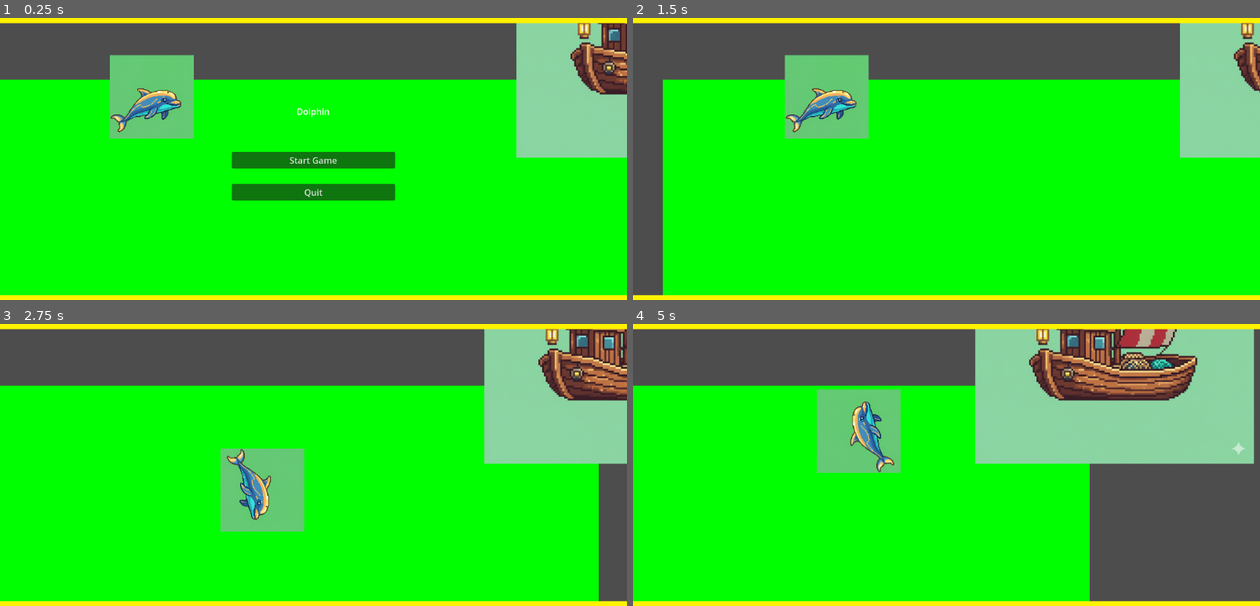
Above: before the commit, frames 1-4 (two rows, left to right).
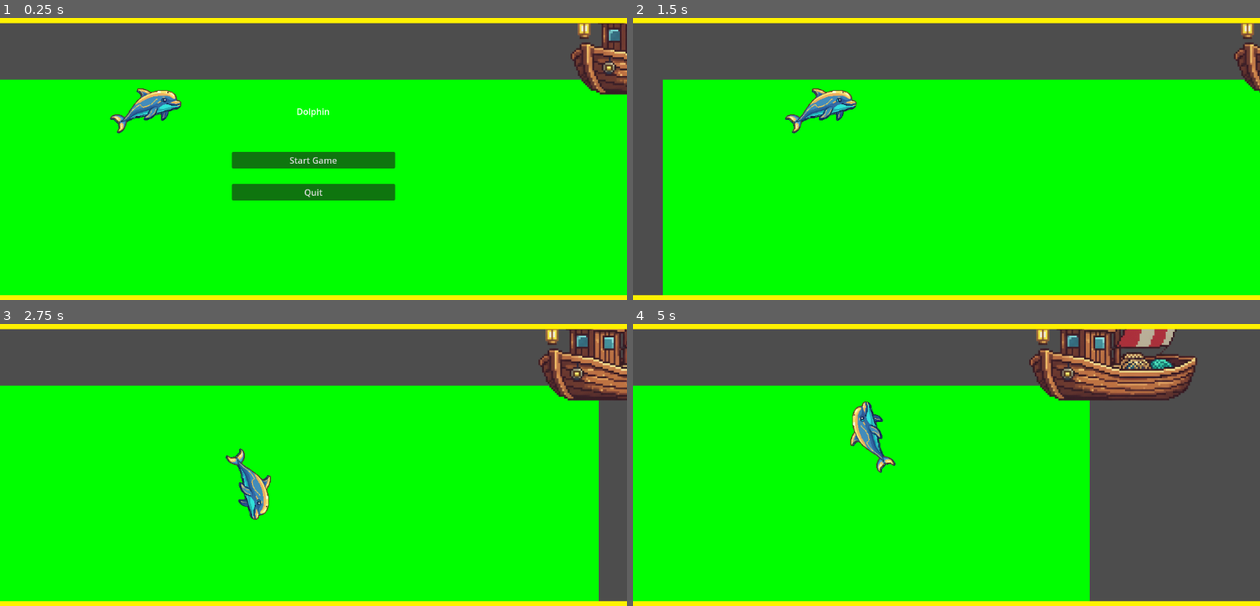
Above: after the commit, the same moments.

Repository: sandritalb/dolphin_ai
Game: Godot game, scene res://scenes/main.tscn
The game is run twice, just before and just after one commit, with the same random seed, the same clock (stepped at 60 frames per second) and the same inputs.
Inputs:
- Up to frame 1 (0.25 s): no input
- Up to frame 2 (1.5 s): click "Start Game" at 0.5 s; tap Enter (ui_accept) at 1.25 s; hold Right (ui_right) from 1.28 s (still down)
- Up to frame 3 (2.75 s): tap Enter (ui_accept) at 1.52, 2.27 s; release Right (ui_right) at 2.03 s; hold Down (ui_down) from 2.03 s (still down)
- Up to frame 4 (5 s): release Down (ui_down) at 2.78 s; hold Right (ui_right) 2.78-3.53 s; hold Up (ui_up) 3.53-4.28 s; tap Enter (ui_accept) at 3.77, 4.52 s; hold Left (ui_left) from 4.28 s (still down)

The runs differ from the first frame. In frame 1, 10% of the frame differs, in the area x 17-100%, y 1-50%; in frame 2, 8.9%; in frame 3, 11%; in frame 4, 19%, in the area x 29-100%, y 1-53%.

Commit message:
add transparent images

Diff:
--- a/scenes/Boat.tscn
+++ b/scenes/Boat.tscn
@@ -2,7 +2,7 @@
 
 [ext_resource type="Script" uid="uid://bfn8786pn1ips" path="res://scripts/boat.gd" id="1_mlulb"]
 [ext_resource type="PhysicsMaterial" uid="uid://dfsy2h6yp8u6a" path="res://materials/boat.tres" id="1_nai5d"]
-[ext_resource type="Texture2D" uid="uid://26e0amdnno7f" path="res://sprites/ship.png" id="1_xwkqa"]
+[ext_resource type="Texture2D" uid="uid://dx3xaw6onujc2" path="res://sprites/boat.png" id="3_nai5d"]
 
 [sub_resource type="CapsuleShape2D" id="CapsuleShape2D_mlulb"]
 radius = 32.0
@@ -15,7 +15,7 @@
 [node name="Sprite2D" type="Sprite2D" parent="."]
 position = Vector2(0, -141)
 scale = Vector2(0.5, 0.5)
-texture = ExtResource("1_xwkqa")
+texture = ExtResource("3_nai5d")
 
 [node name="CollisionShape2D" type="CollisionShape2D" parent="."]
 position = Vector2(1, -41)
--- a/scenes/DolphinPlayer.tscn
+++ b/scenes/DolphinPlayer.tscn
@@ -1,10 +1,9 @@
-[gd_scene load_steps=11 format=3 uid="uid://ctx3a85l4ts2r"]
+[gd_scene load_steps=10 format=3 uid="uid://ctx3a85l4ts2r"]
 
 [ext_resource type="Script" uid="uid://b3827jbbou8r" path="res://scripts/dolphin.gd" id="1_u1i24"]
 [ext_resource type="Texture2D" uid="uid://cw1woppy0s7d6" path="res://sprites/dolphin_in.png" id="2_xpcap"]
-[ext_resource type="Material" uid="uid://ds0e504hsan5u" path="res://shaders/green_screen.tres" id="3_p47hr"]
 [ext_resource type="Texture2D" uid="uid://degy36s5xlgv4" path="res://sprites/dolphin_out.png" id="4_g7ysk"]
-[ext_resource type="Script" uid="uid://ltbyqkt0a8ho" path="res://scripts/dolphin_player.gd" id="5_rqavp"]
+[ext_resource type="Script" path="res://scripts/dolphin_player.gd" id="5_rqavp"]
 
 [sub_resource type="AtlasTexture" id="AtlasTexture_qgn84"]
 atlas = ExtResource("2_xpcap")
@@ -49,7 +48,6 @@
 sprite_frames = SubResource("SpriteFrames_g1ctg")
 
 [node name="out" type="AnimatedSprite2D" parent="."]
-material = ExtResource("3_p47hr")
 position = Vector2(-3.199997, -15.199997)
 scale = Vector2(0.3, 0.3)
 sprite_frames = SubResource("SpriteFrames_dl5jv")
--- a/scripts/Dolphin.gd
+++ b/scripts/Dolphin.gd
@@ -24,7 +24,7 @@
 
 # Water interaction
 @export var water_level = -100.0           # Y position of water surface
-@export var water_detection_range = 20.0
+@export var water_detection_range = 10.0
 
 # Internal state
 var is_in_water: bool = true
@@ -127,10 +127,11 @@
 func update_medium_state() -> void:
 	var was_in_water = is_in_water
 	is_in_water = position.y > (water_level - water_detection_range)
-
+	#print("🌊 Dolphin Y: ", position.y, " Water Level: ", water_level, " In Water: ", is_in_water)
 	# Detect water transitions and notify controller
 	if was_in_water and not is_in_water:
 		# Activate speed burst when exiting water
+		print("💨 Exiting water - activating speed burst!", position.y, water_level-water_detection_range, was_in_water, is_in_water)
 		is_speed_bursting = true
 		speed_burst_timer = speed_burst_duration
 
--- a/scripts/obstacle_generator.gd
+++ b/scripts/obstacle_generator.gd
@@ -1 +1,186 @@
 extends Node
+
+# ============================================================================
+# OBSTACLE GENERATOR - Object pooling system for sharks and boats
+# Spawns obstacles ahead of the player and despawns when out of view
+# ============================================================================
+
+# ============================================================================
+# PRELOAD SCENES
+# ============================================================================
+var shark_scene = preload("res://scenes/Shark.tscn")
+var boat_scene = preload("res://scenes/Boat.tscn")
+
+# ============================================================================
+# REFERENCES
+# ============================================================================
+var shark_container: Node = null
+var boat_container: Node = null
+var player: Node = null
+
+# ============================================================================
+# POOLS
+# ============================================================================
+var shark_pool: Array = []
+var boat_pool: Array = []
+var active_sharks: Array = []
+var active_boats: Array = []
+
+# ============================================================================
+# SETTINGS
+# ============================================================================
+@export var pool_size: int = 5
+@export var spawn_distance_ahead: float = 800.0  # How far ahead to spawn
+@export var despawn_distance_behind: float = 500.0  # How far behind to despawn
+@export var spawn_width: float = 600.0  # Width range for random spawning
+@export var shark_spawn_chance: float = 0.6  # Chance to spawn shark per cycle
+@export var boat_spawn_chance: float = 0.4  # Chance to spawn boat per cycle
+@export var spawn_cycle_time: float = 2.0  # Seconds between spawn attempts
+
+# ============================================================================
+# INTERNAL STATE
+# ============================================================================
+var spawn_timer: float = 0.0
+
+
+# ============================================================================
+# LIFECYCLE
+# ============================================================================
+
+func _ready() -> void:
+	# Get references
+	player = get_tree().root.get_node("Main/Dolphin")
+	shark_container = get_parent().get_node("SharkContainer")
+	boat_container = get_parent().get_node("BoatContainer")
+
+	# Verify containers exist
+	if not shark_container:
+		print("⚠️ SharkContainer not found! Creating one...")
+		shark_container = Node.new()
+		shark_container.name = "SharkContainer"
+		get_parent().add_child(shark_container)
+
+	if not boat_container:
+		print("⚠️ BoatContainer not found! Creating one...")
+		boat_container = Node.new()
+		boat_container.name = "BoatContainer"
+		get_parent().add_child(boat_container)
+
+	if not player:
+		print("❌ ERROR: Dolphin player not found!")
+		return
+
+	# Initialize pools
+	_initialize_pools()
+	print("✅ Obstacle Generator initialized with pools of %d" % pool_size)
+
+
+func _physics_process(delta: float) -> void:
+	if not player:
+		return
+
+	# Update spawn timer
+	spawn_timer -= delta
+	if spawn_timer <= 0.0:
+		spawn_timer = spawn_cycle_time
+		_try_spawn_obstacles()
+
+	# Check and despawn out-of-view obstacles
+	_despawn_out_of_view_obstacles()
+
+
+# ============================================================================
+# POOL INITIALIZATION
+# ============================================================================
+
+func _initialize_pools() -> void:
+	# Create shark pool
+	for i in range(pool_size):
+		var shark = shark_scene.instantiate()
+		shark_container.add_child(shark)
+		shark.hide()
+		shark.set_meta("pooled", true)
+		shark_pool.append(shark)
+
+	# Create boat pool
+	for i in range(pool_size):
+		var boat = boat_scene.instantiate()
+		boat_container.add_child(boat)
+		boat.hide()
+		boat.set_meta("pooled", true)
+		boat_pool.append(boat)
+
+
+# ============================================================================
+# SPAWNING LOGIC
+# ============================================================================
+
+func _try_spawn_obstacles() -> void:
+	# Try to spawn a shark
+	if randf() < shark_spawn_chance:
+		_spawn_shark()
+
+	# Try to spawn a boat
+	if randf() < boat_spawn_chance:
+		_spawn_boat()
+
+
+func _spawn_shark() -> void:
+	var shark = _get_pooled_shark()
+	if shark:
+		_position_obstacle_ahead(shark)
+		shark.show()
+		shark.set_meta("pooled", false)
+		active_sharks.append(shark)
+
+
+func _spawn_boat() -> void:
+	var boat = _get_pooled_boat()
+	if boat:
+		_position_obstacle_ahead(boat)
+		boat.show()
+		boat.set_meta("pooled", false)
+		active_boats.append(boat)
+
+
+func _position_obstacle_ahead(obstacle: Node2D) -> void:
+	# Position ahead of player
+	var spawn_x = player.position.x + spawn_distance_ahead
+	var spawn_y = player.position.y + randf_range(-spawn_width / 2.0, spawn_width / 2.0)
+	obstacle.position = Vector2(spawn_x, spawn_y)
+
+
+# ============================================================================
+# POOL MANAGEMENT
+# ============================================================================
+
+func _get_pooled_shark() -> Area2D:
+	if shark_pool.size() > 0:
+		return shark_pool.pop_front()
+	return null
+
+
+func _get_pooled_boat() -> StaticBody2D:
+	if boat_pool.size() > 0:
+		return boat_pool.pop_front()
+	return null
+
+
+func _despawn_out_of_view_obstacles() -> void:
+	# Despawn sharks
+	for i in range(active_sharks.size() - 1, -1, -1):
+		var shark = active_sharks[i]
+		if shark.position.x < player.position.x - despawn_distance_behind:
+			shark.hide()
+			shark.set_meta("pooled", true)
+			active_sharks.remove_at(i)
+			shark_pool.append(shark)
+
+	# Despawn boats
+	for i in range(active_boats.size() - 1, -1, -1):
+		var boat = active_boats[i]
+		if boat.position.x < player.position.x - despawn_distance_behind:
+			boat.hide()
+			boat.set_meta("pooled", true)
+			active_boats.remove_at(i)
+			boat_pool.append(boat)
Binary file added: sprites/boat.png
Not shown, changed: sprites/boat.png.import
Binary file changed: sprites/dolphin_in.png
Binary file changed: sprites/dolphin_out.png
Binary file changed: sprites/shark.png
Binary file removed: sprites/ship.png
Binary file changed: sprites/wave.png
